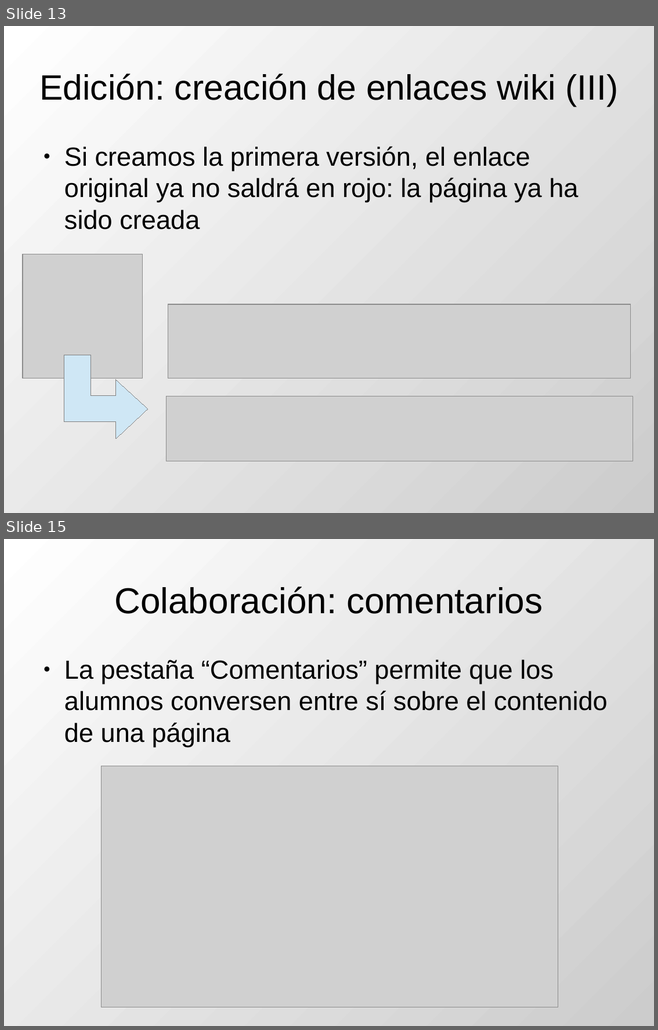
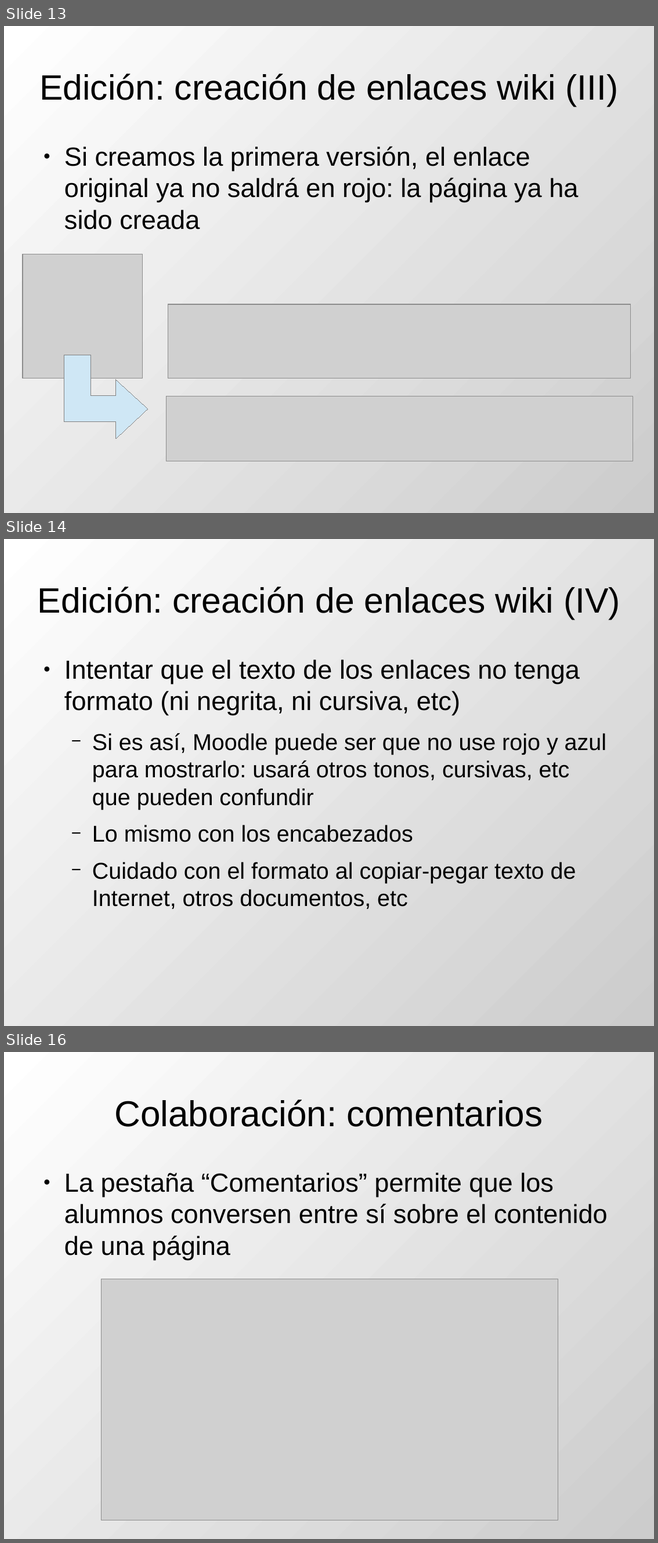
Before and after one commit to DrPantera/wikis4education, a slide deck: uca-2013_07/tema-3-WikisEnMoodle.odp. Shown one above the other, each under a label of ours: slides 13 and 15 before the commit, slides 13, 14 and 16 after it; the slides between them are not shown. The pictures are 658x1030 and 658x1543 pixels, drawn with LibreOffice and Linux fonts; fonts in the diff are those of the drawing; grey boxes stand for pictures. Boxes give left, top, right and bottom in pixels: in the first picture for what was removed or moved away, otherwise in the second. Text is boxed around its words. In the diff, an @@ line names an element or a change of style, - is before the commit and + after.

Commit message:
Formatos

```diff
--- a/uca-2013_07/tema-3-WikisEnMoodle.odp
+++ b/uca-2013_07/tema-3-WikisEnMoodle.odp
@@ slide 14 added at box(4, 539, 654, 1026), background gradient #FFFFFF to #CCCCCC @@
@@ title added at box(38, 587, 620, 620), 43 pt, text #000000 @@
+Edición: creación de enlaces wiki (IV)
@@ text added at box(64, 660, 606, 909), 28 pt, text #000000 @@
+● Intentar que el texto de los enlaces no tenga formato (ni negrita, ni cursiva, etc)
+  − Si es así, Moodle puede ser que no use rojo y azul para mostrarlo: usará otros tonos, cursivas, etc que pueden confundir
+  − Lo mismo con los encabezados
+  − Cuidado con el formato al copiar-pegar texto de Internet, otros documentos, etc
@@ what was slide 15 is now slide 16 @@
```
Also in this commit, not shown: 1 slide changed, 2 other files.
